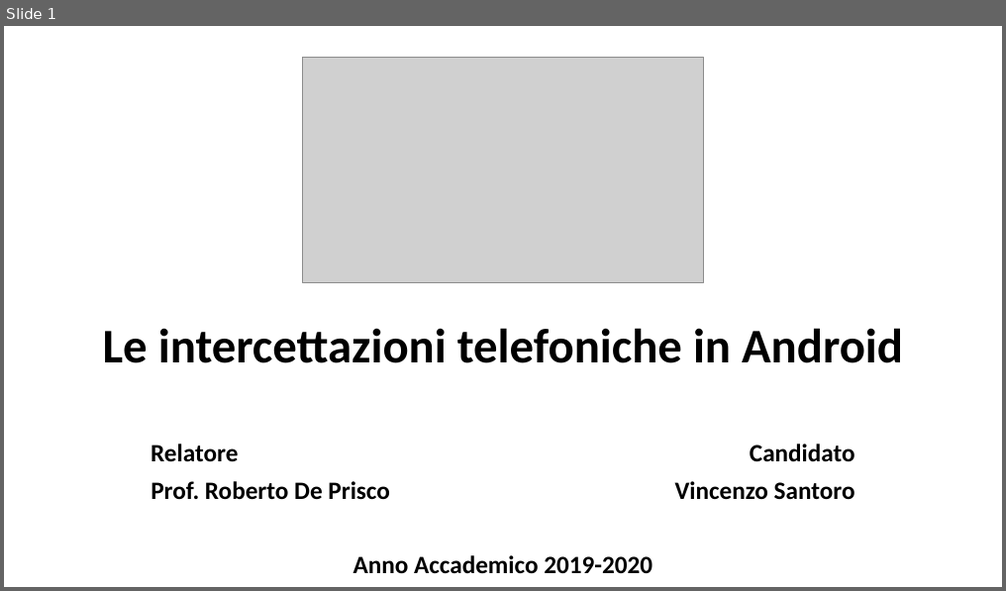
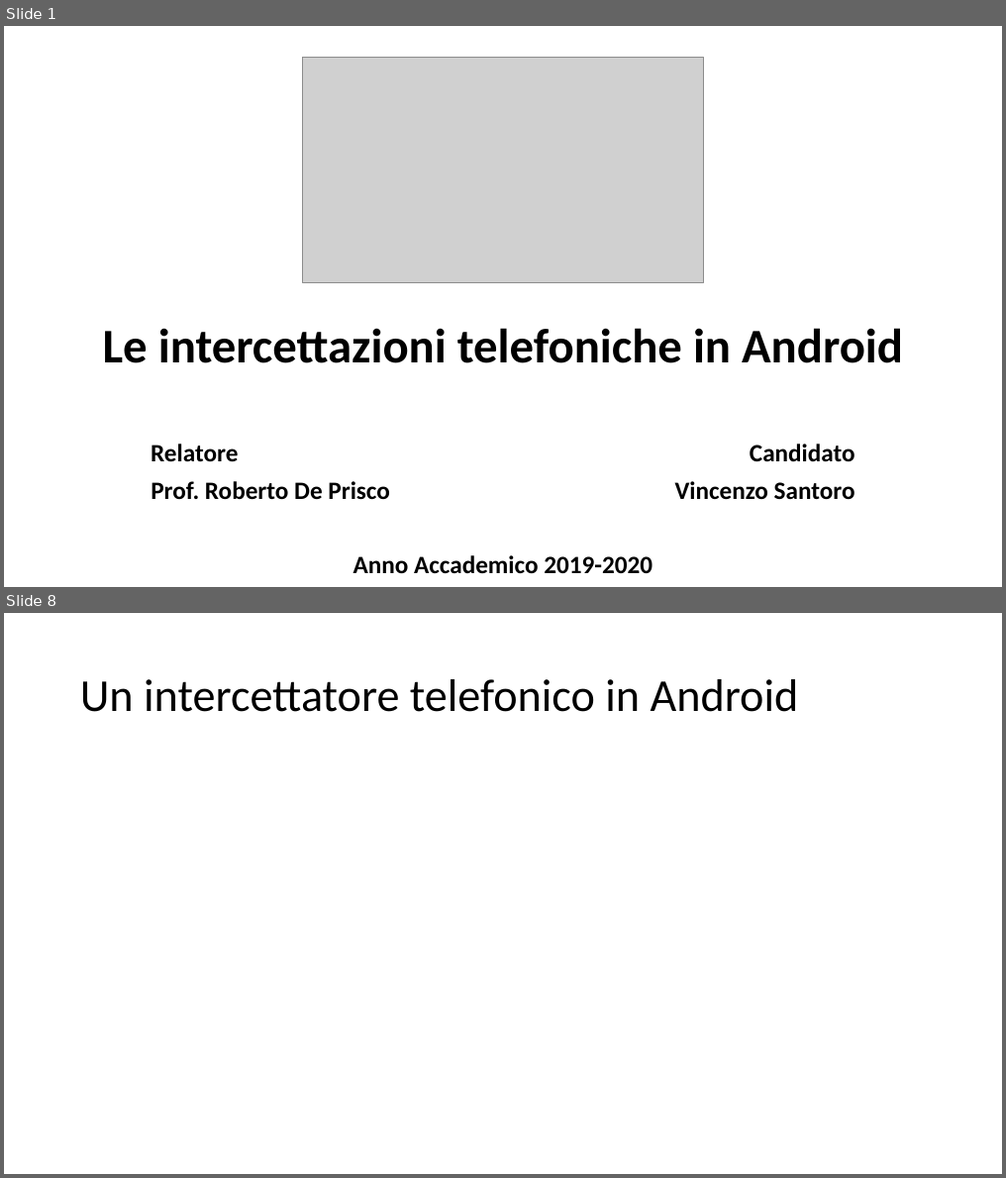
Before and after one commit to vinsan/TesiMagistrale, a slide deck: Le intercettazioni telefoniche in Android.odp. Shown one above the other, each under a label of ours: slide 1 before the commit, slides 1 and 8 after it; the slides between them are not shown. The pictures are 1006x591 and 1006x1178 pixels, drawn with LibreOffice and Linux fonts; fonts in the diff are those of the drawing; grey boxes stand for pictures. Boxes give left, top, right and bottom in pixels: in the first picture for what was removed or moved away, otherwise in the second. Text is boxed around its words. In the diff, an @@ line names an element or a change of style, - is before the commit and + after.

```diff
--- a/Le intercettazioni telefoniche in Android.odp
+++ b/Le intercettazioni telefoniche in Android.odp
@@ slide 8 added at (x1=4, y1=613, x2=1002, y2=1174), background #FFFFFF @@
@@ title added at (x1=80, y1=679, x2=799, y2=712), 44 pt, text #000000 @@
+Un intercettatore telefonico in Android
```
Also in this commit, not shown: 9 other slides added, 2 other files.
